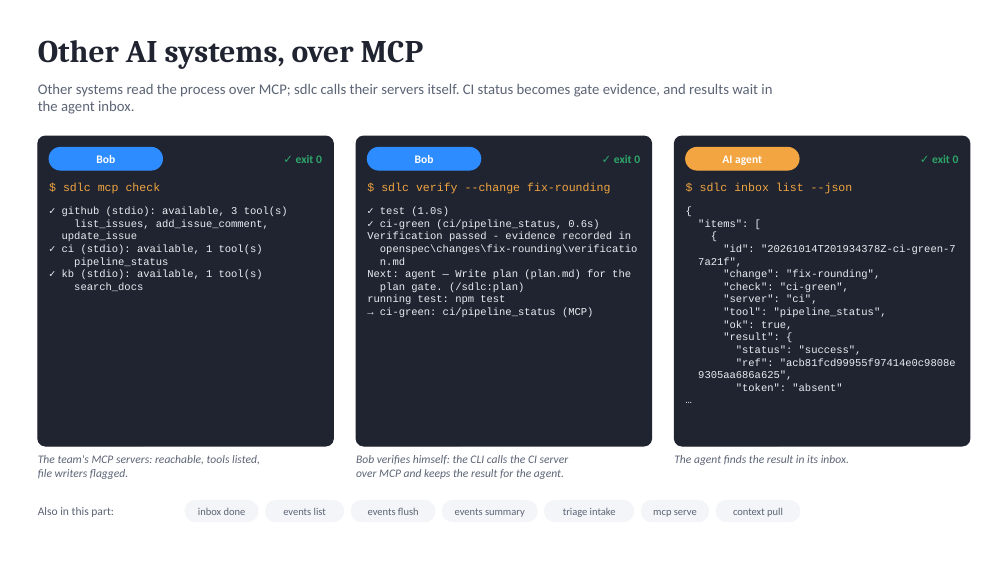
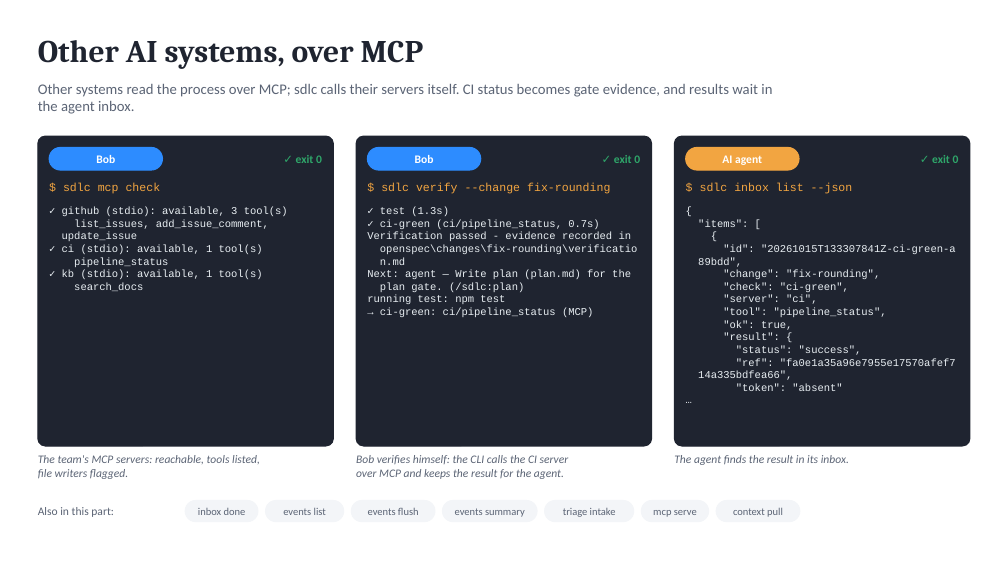
Before and after one commit to marin-ai-tech/sdlc, a slide deck: slide 19 of docs/demo/sdlc-calculator-demo.en.pptx. Drawn at 1008x567 pixels with LibreOffice and Linux fonts; fonts in the diff are those of the drawing. Boxes give left, top, right and bottom in pixels: in the first picture for what was removed or moved away, otherwise in the second. Text is boxed around its words. In the diff, an @@ line names an element or a change of style, - is before the commit and + after.

```diff
--- a/docs/demo/sdlc-calculator-demo.en.pptx
+++ b/docs/demo/sdlc-calculator-demo.en.pptx
@@ text at (x1=380, y1=207, x2=599, y2=229): text changed @@
-✓ test (1.0s)
-✓ ci-green (ci/pipeline_status, 0.6s)
+✓ test (1.3s)
+✓ ci-green (ci/pipeline_status, 0.7s)
@@ text at (x1=698, y1=245, x2=956, y2=267): text changed @@
-"id": "20261014T201934378Z-ci-green-7
-7a21f",
+"id": "20261015T133307841Z-ci-green-a
+89bdd",
@@ text at (x1=698, y1=358, x2=956, y2=380): text changed @@
-"ref": "acb81fcd99955f97414e0c9808e
-9305aa686a625",
+"ref": "fa0e1a35a96e7955e17570afef7
+14a335bdfea66",
```
Also in this commit, not shown: 7 other slides changed, 48 other files.
